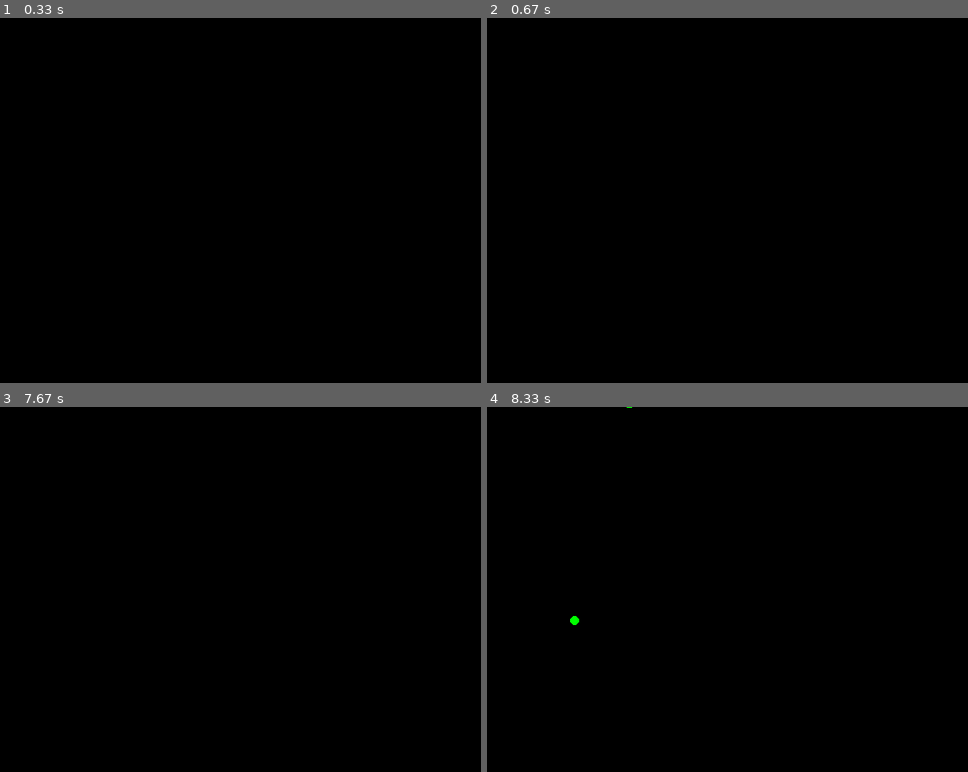
Above: before the commit, frames 1-4 (two rows, left to right).
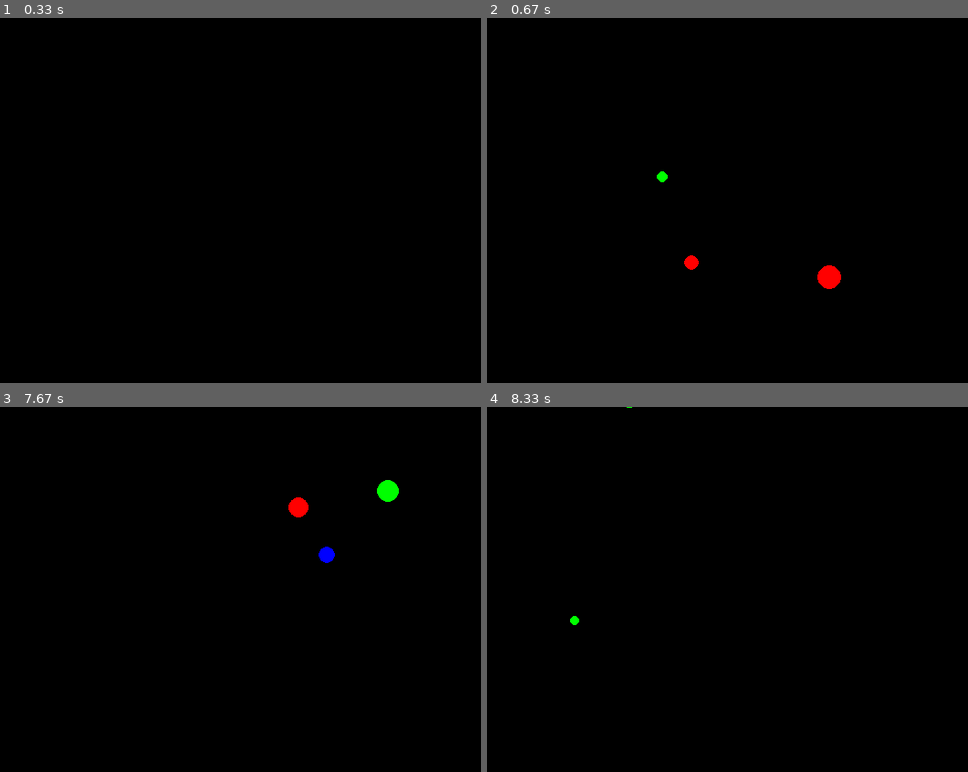
Above: after the commit, the same moments.

Repository: TharitSinsunthorn/Comsem
Game: pygame game, started from particle.py
Two runs of this game, one before a commit and one after it. Both use one fixed random seed, a clock stepped at 60 frames per second and the inputs below.
Inputs (mouse positions are in pixels of both pictures, inside the frame that each line leads up to):
- Up to frame 1 (0.33 s): no input
- Up to frame 2 (0.67 s): right-click (713, 222) at 0.38 s
- Up to frame 3 (7.67 s): click (278, 669) at 0.72 s; click (52, 677) at 1.05 s; click (288, 622) at 1.38 s; click (28, 578) at 1.72 s; click (221, 633) at 2.05 s; click (365, 647) at 2.38 s; click (365, 556) at 2.72 s; click (43, 626) at 3.05 s; click (341, 523) at 3.38 s; click (57, 465) at 3.72 s; click (96, 655) at 4.05 s; click (105, 523) at 4.38 s; click (57, 724) at 4.72 s; click (336, 542) at 5.05 s; click (115, 618) at 5.38 s; click (91, 494) at 5.72 s; click (322, 709) at 6.05 s; click (192, 480) at 6.38 s; click (264, 531) at 6.72 s; click (269, 527) at 7.05 s; right-click (254, 487) at 7.38 s
- Up to frame 4 (8.33 s): click (910, 633) at 7.72 s; click (559, 458) at 8.05 s

Frame 1 is identical in both runs. In frame 2, 0.4% of the frame differs, in the area x 35-74%, y 42-75%; in frame 3, 0.5%, in the area x 59-83%, y 20-43%; in frame 4, nothing differs.

Commit message:
chap5_Ex2_muladd

Diff:
--- a/particle.py
+++ b/particle.py
@@ -56,6 +56,16 @@
             p = Particle(pos, (vx, vy), self.world, radius=rr, color = random.choice(color_list))
             self.particle_list.append(p)
 
+    def add_multiple_particles(self, pos, button):
+        if button == 3:
+            for _ in range(random.randint(2,5)):
+                vx = random.uniform(-10, 10)
+                vy = random.uniform(-10, 0)
+                rr = random.uniform(5,15)
+                color_list = ["red", "green", "blue"]
+                p = Particle(pos, (vx, vy), self.world, radius=rr, color = random.choice(color_list))
+                self.particle_list.append(p)
+
     def run(self):
         clock = pygame.time.Clock()
 
@@ -72,6 +82,7 @@
                         should_quit = True
                 elif event.type == pygame.MOUSEBUTTONDOWN:
                     self.add_particle(event.pos, event.button)
+                    self.add_multiple_particles(event.pos, event.button)
             if should_quit:
                 break
 
